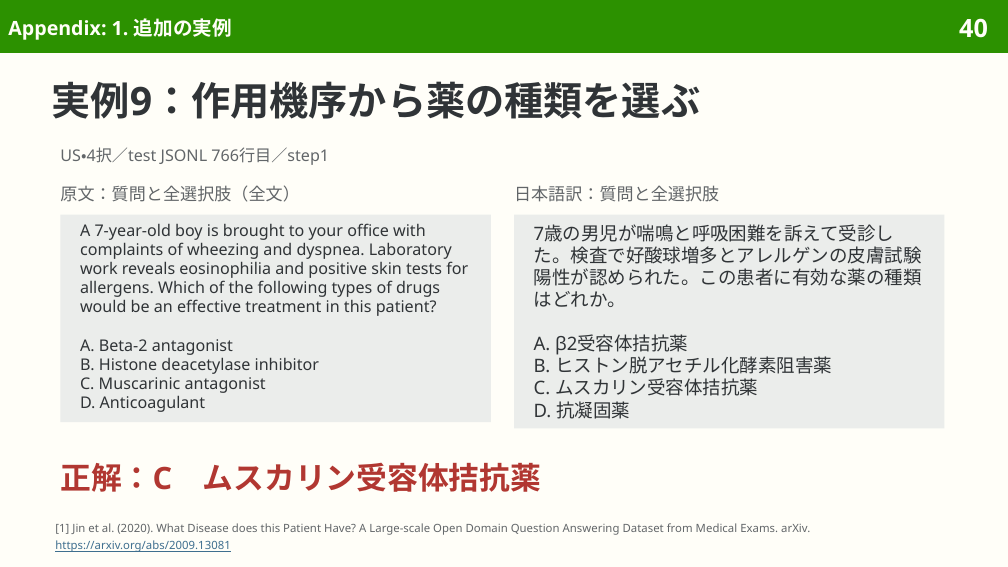
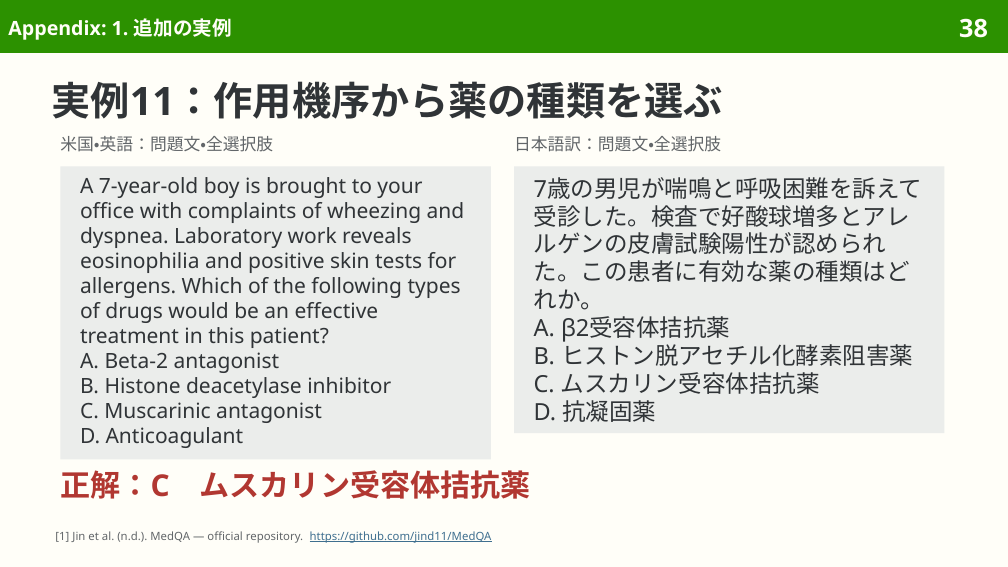
Before and after one commit to sasakiy84/datasets-in-10-minutes, a slide deck: slide 38 of slides/datasets-in-10-minutes-medqa.pptx (slide 40 before the commit). Drawn at 1008x567 pixels with LibreOffice and Linux fonts; fonts in the diff are those of the drawing. Boxes give left, top, right and bottom in pixels: in the first picture for what was removed or moved away, otherwise in the second. Text is boxed around its words. In the diff, an @@ line names an element or a change of style, - is before the commit and + after.

```diff
--- a/slides/datasets-in-10-minutes-medqa.pptx
+++ b/slides/datasets-in-10-minutes-medqa.pptx
@@ page number at (959,18,988,38): text changed @@
-40
+38
@@ title at (52,81,723,119): text changed @@
-実例9：作用機序から薬の種類を選ぶ
+実例11：作用機序から薬の種類を選ぶ
@@ text at (60,136,273,152): text changed; size 12.2 to 12 pt @@
-原文：質問と全選択肢（全文）
+米国・英語：問題文・全選択肢
@@ text removed at (60,147,329,165) @@
-US・4択／test JSONL 766行目／step1
@@ text at (514,136,721,152): text changed; size 12.2 to 12 pt @@
-日本語訳：質問と全選択肢
+日本語訳：問題文・全選択肢
@@ rectangle "A 7-year-old boy is brought ...": place and size @@
-rectangle "A 7-year-old boy is brought ..." at (60,215,491,422)
+rectangle "A 7-year-old boy is brought ..." at (60,166,491,460)
@@ rectangle "A 7-year-old boy is brought ..." at (60,166,491,460): size 11.5 to 15 pt; line spacing 13.7pt to 17.8pt @@
@@ rectangle "7歳の男児が喘鳴と呼吸困難を訴えて受診した。検査で好酸球増多とアレルゲンの皮膚試験陽性が認められた。この患者に有効な薬の ...": place and size @@
-rectangle "7歳の男児が喘鳴と呼吸困難を訴えて受診した。検査で好酸球増多とアレルゲンの皮膚試験陽性が認められた。この患者に有効な薬の ..." at (514,215,944,428)
+rectangle "7歳の男児が喘鳴と呼吸困難を訴えて受診した。検査で好酸球増多とアレルゲンの皮膚試験陽性が認められた。この患者に有効な薬の ..." at (514,166,944,433)
@@ rectangle "7歳の男児が喘鳴と呼吸困難を訴えて受診した。検査で好酸球増多とアレルゲンの皮膚試験陽性が認められた。この患者に有効な薬の ..." at (514,166,944,433): size 13.2 to 16.8 pt; line spacing 15.8pt to 19.9pt @@
@@ text "正解：C ムスカリン受容体拮抗薬": place and size @@
-text "正解：C ムスカリン受容体拮抗薬" at (60,463,541,492)
+text "正解：C ムスカリン受容体拮抗薬" at (60,470,531,499)
@@ text "正解：C ムスカリン受容体拮抗薬" at (60,470,531,499): size 22 to 21.5 pt; line spacing 25.7pt to 25.1pt @@
@@ text at (55,531,492,543): text changed @@
-[1] Jin et al. (2020). What Disease does this Patient Have? A Large-scale Open Domain Question Answering Dataset from Medical Exams. arXiv.
-https://arxiv.org/abs/2009.13081
+[1] Jin et al. (n.d.). MedQA — official repository. https://github.com/jind11/MedQA
```
Also in this commit, not shown: 37 other slides changed, 8 slides added, 14 slides removed, 46 other files.
